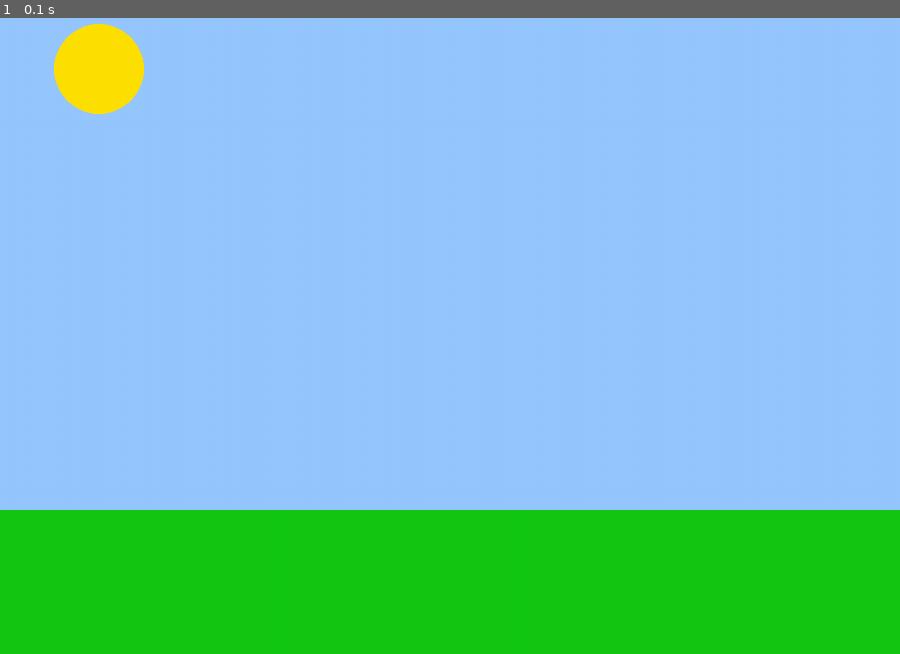
Above: before the commit, frame 1.
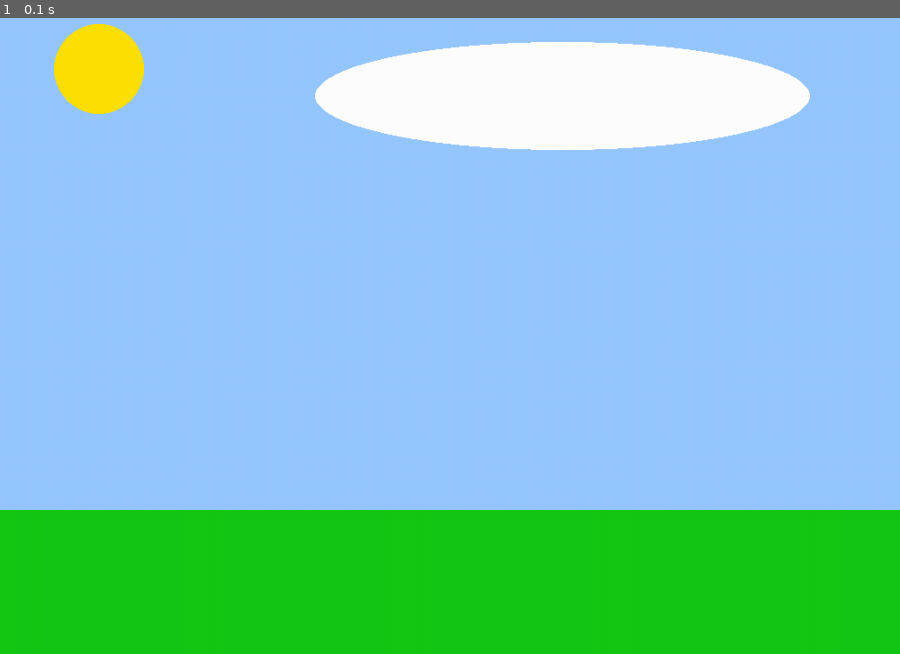
Above: after the commit, the same moment.

Repository: Roboticstristan/CompPhysics
Game: pygame game, started from Unit 1/BobRossDay.py
Two runs of this game, one before a commit and one after it. Both use one fixed random seed, a clock stepped at 60 frames per second and the inputs below.
Inputs:
- Up to frame 1 (0.1 s): no input

The runs differ from the first frame. In frame 1, 7.4% of the frame differs, in the area x 35-90%, y 3-21%.

Commit message:
made my happy sky

Diff:
--- a/Unit 1/BobRossDay.py
+++ b/Unit 1/BobRossDay.py
@@ -1,17 +1,19 @@
 #imports the pygame library
 import pygame
-
+import sys
 # pygame setup
 pygame.init()
 
+#
 screenW = 1000
 screenH = 800
 
 #creates the display window object with the given width and heights
 canvas = pygame.display.set_mode((screenW,screenH))
 canvas.fill((150,200,255))
-pygame.draw.rect(canvas,(20,200,20),(0,0.8 * screenH,screenW,0.2 * screenH))
+x = pygame.draw.rect(canvas,(20,200,20),(0,0.8 * screenH,screenW,0.2 * screenH))
 pygame.draw.circle(canvas,(255,225,0),(screenH*0.2 -50,screenW*0.15),50,50)
+pygame.draw.ellipse(canvas,(255,255,255), (screenW * 0.35,0.15 * screenH, screenW * 0.55, 0.15 * screenH))
 pygame.display.flip()
 
 
